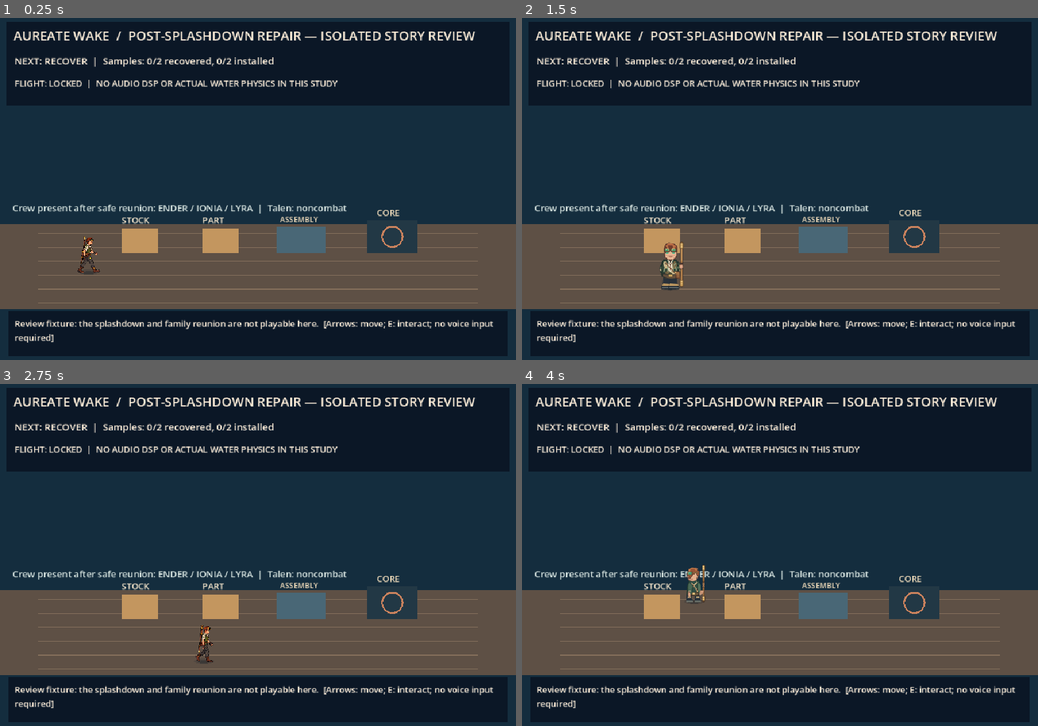
Above: before the commit, frames 1-4 (two rows, left to right).
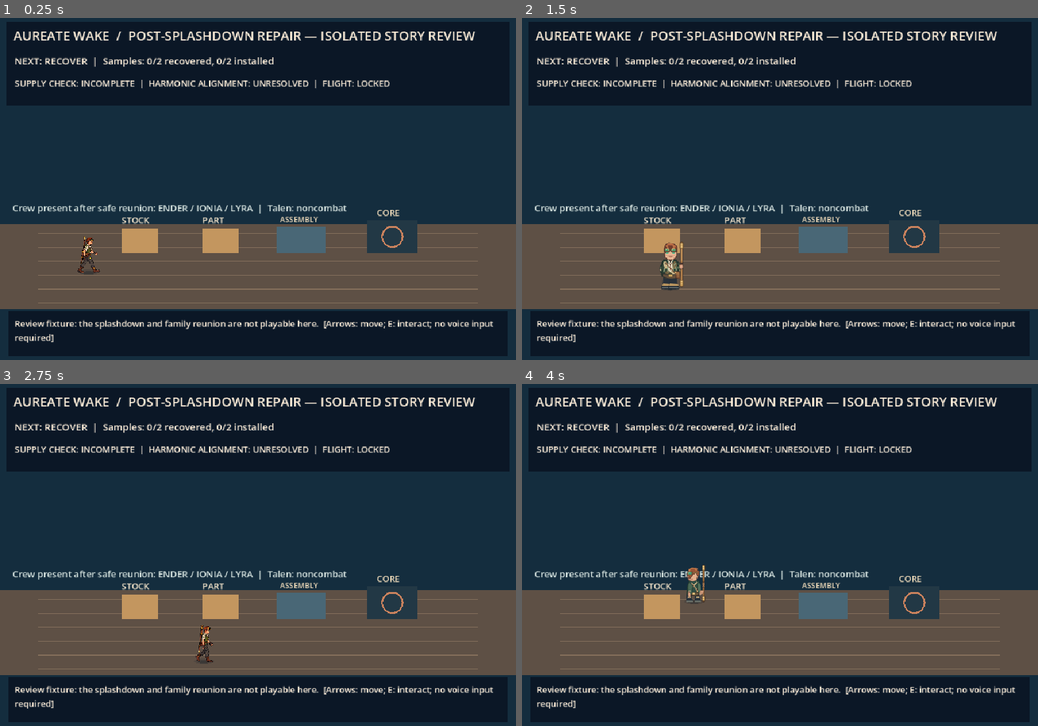
Above: after the commit, the same moments.

Repository: ndrorchestration/ToSailaStarrySky-jrpg
Game: Godot game, scene res://scenes/first_wake_core_alignment_review.tscn
Same seed, same stepped clock (60 frames per second), same inputs: the game is played once before the commit and once after it. This scene is started directly instead of the project's main scene.
Inputs:
- Up to frame 1 (0.25 s): no input
- Up to frame 2 (1.5 s): tap Enter at 0.5 s; hold Right (ui_right) 0.53-1.28 s; tap 1 (aetherwake_ch1_choice_a) at 0.6 s; hold Down (ui_down) from 1.28 s (still down); tap 2 (aetherwake_ch1_choice_b) at 1.35 s
- Up to frame 3 (2.75 s): tap Space at 2 s; release Down (ui_down) at 2.03 s; hold Right (ui_right) from 2.03 s (still down); tap 3 (aetherwake_ch1_choice_c) at 2.1 s
- Up to frame 4 (4 s): release Right (ui_right) at 2.78 s; hold Up (ui_up) 2.78-3.53 s; tap 4 (aetherwake_ch1_combat_rest) at 2.85 s; hold Left (ui_left) from 3.53 s (still down); tap C (aetherwake_ch1_formula_review) at 3.6 s

The runs differ from the first frame. In frame 1, 1.0% of the frame differs, in the area x 2-76%, y 18-21%; in frame 2, 1.0%; in frame 3, 1.0%; in frame 4, 1.0%.

Commit message:
feat(godot): expose mock material readiness separately from phase candidate

Diff:
--- a/godot/scripts/first_wake_core_alignment_review.gd
+++ b/godot/scripts/first_wake_core_alignment_review.gd
@@ -76,6 +76,7 @@
         "installed": installed.duplicate(),
         "failed_retest": failed_retest,
         "melody_recognized": melody_recognized,
+        "materialReady": phase >= 3,
         "alignment_candidate": phase == 10,
         "can_launch": false,
         "can_execute_art": false,
